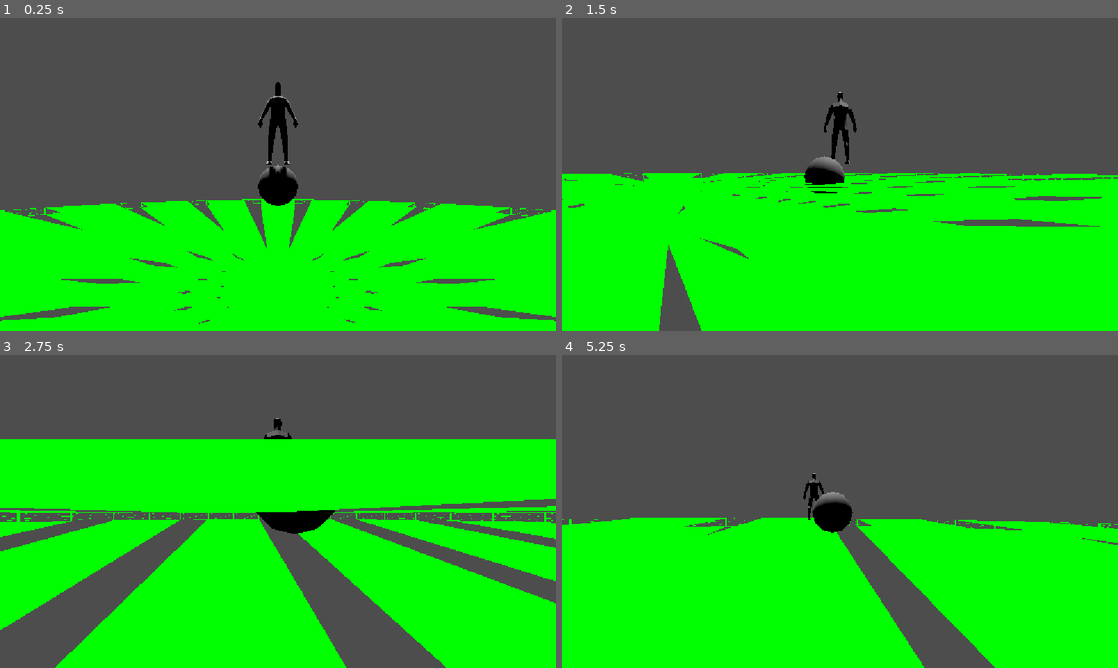
Above: before the commit, frames 1-4 (two rows, left to right).
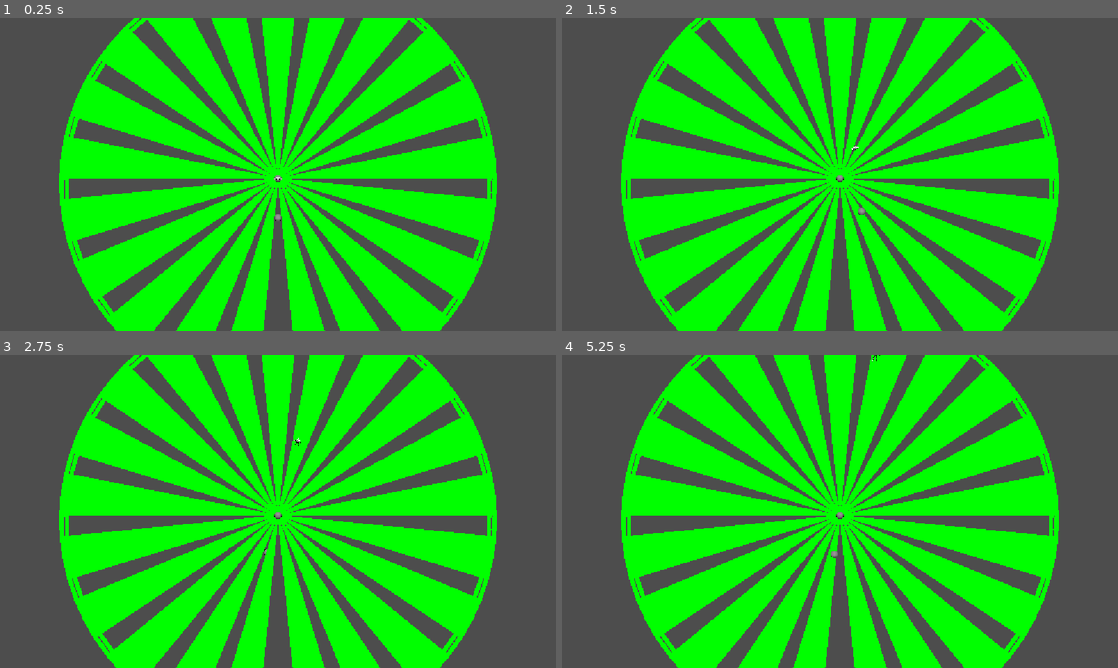
Above: after the commit, the same moments.

Repository: XMNNguyen/Soulslike_Roguelike
Game: Godot game, scene res://Scenes/main.tscn
Two runs of this game, one before a commit and one after it. Both use one fixed random seed, a clock stepped at 60 frames per second and the inputs below.
Inputs (mouse positions are in pixels of both pictures, inside the frame that each line leads up to):
- Up to frame 1 (0.25 s): no input
- Up to frame 2 (1.5 s): move the mouse to (867, 174) at 0.52 s; hold W (forward) from 0.53 s (still down); tap Space (dodge) at 0.6, 1.35 s; move the mouse to (812, 174) at 1.27 s
- Up to frame 3 (2.75 s): keep holding W (forward); move the mouse to (289, 505) at 2.02 s; tap Space (dodge) at 2.1 s
- Up to frame 4 (5.25 s): keep holding W (forward); move the mouse to (834, 517) at 2.77 s; tap Space (dodge) every 0.75 s from 2.85 to 5.1 s; move the mouse to (878, 514) at 3.52 s; move the mouse to (795, 508) at 4.27 s; move the mouse to (845, 511) at 5.02 s

The runs differ from the first frame. In frame 1, 50% of the frame differs, in the area x 0-100%, y 0-100%; in frame 2, 51%; in frame 3, 47%; in frame 4, 52%.

Commit message:
fixed camera orbit after redesign heiarchy

Diff:
--- a/soulslike-roguelike/Scripts/Entities/Camera/user_camera.gd
+++ b/soulslike-roguelike/Scripts/Entities/Camera/user_camera.gd
@@ -9,7 +9,7 @@
 @export var sensitivity : float = 0.01
 @export var tilt_limit : float = 70.0
 
-@export var follow_speed : float = 100.0
+@export var follow_speed : float = 5.0
 @export var look_speed : float = 5.0
 
 var previous_player_position : Vector3
@@ -28,39 +28,7 @@
 	if target == null:
 		return
 
-	var player_delta := target.global_position - previous_player_position
-
-	# Direction from camera toward player.
-	var to_player := target.global_position - global_position
-
-	if to_player.length_squared() > 0.001:
-		to_player = to_player.normalized()
-
-		# How much of the player's movement is toward/away
-		# from the camera?
-		var forward_delta := player_delta.dot(to_player)
-
-		var follow_weight := 1.0 - exp(-follow_speed * delta)
-
-		# Only move the camera along the camera -> player axis.
-		global_position += to_player * forward_delta * follow_weight
-
-	# Update previous position AFTER calculating movement.
-	previous_player_position = target.global_position
-
-	# Always face the player.
-	var look_direction := target.global_position - camera.global_position
-
-	if look_direction.length_squared() > 0.001:
-		var desired_rotation := Basis.looking_at(
-			look_direction.normalized(),
-			Vector3.UP
-		)
-
-		camera.global_transform.basis = camera.global_transform.basis.slerp(
-			desired_rotation,
-			1.0 - exp(-look_speed * delta)
-		)
+	camera.look_at(target.global_position)
 
 func _input(event: InputEvent) -> void:
 	if event is InputEventMouseMotion:
--- a/soulslike-roguelike/Scripts/Entities/Nodes/ControllerNodes/manual_movement_controller.gd
+++ b/soulslike-roguelike/Scripts/Entities/Nodes/ControllerNodes/manual_movement_controller.gd
@@ -15,7 +15,7 @@
 	var direction := Vector3(input_dir.x, 0.0, input_dir.y)
 
 	# make sure to rotate the basis in the correct direction if there is a camera
-	var camera := get_viewport().get_camera_3d()
+	var camera : Camera3D = target.cur_camera.camera
 
 	if camera:
 		var forward := -camera.global_transform.basis.z # we use negative to have character facing away from camera
@@ -48,7 +48,7 @@
 # helper function to orbit player around the camera
 # we return the orbit velocity
 func calc_orbit_velocity(input : Vector2, delta : float) -> Vector3:
-	var camera := get_viewport().get_camera_3d()
+	var camera : Camera3D = target.cur_camera.camera
 
 	var r1 := target.global_position - camera.global_position
 	r1.y = 0.0
--- a/soulslike-roguelike/Scripts/Levels/Debug_Level/debug_level.gd
+++ b/soulslike-roguelike/Scripts/Levels/Debug_Level/debug_level.gd
@@ -4,6 +4,11 @@
 @onready var player_spawn : Marker3D = $PlayerSpawn
 @onready var user_camera : BaseCamera = $UserCamera
 @onready var debug_camera : Camera3D = $DebugCamera
+
+
+func _ready() -> void:
+	debug_camera.make_current()
+	pass
 
 func get_player_spawn() -> Vector3:
 	return player_spawn.global_position
